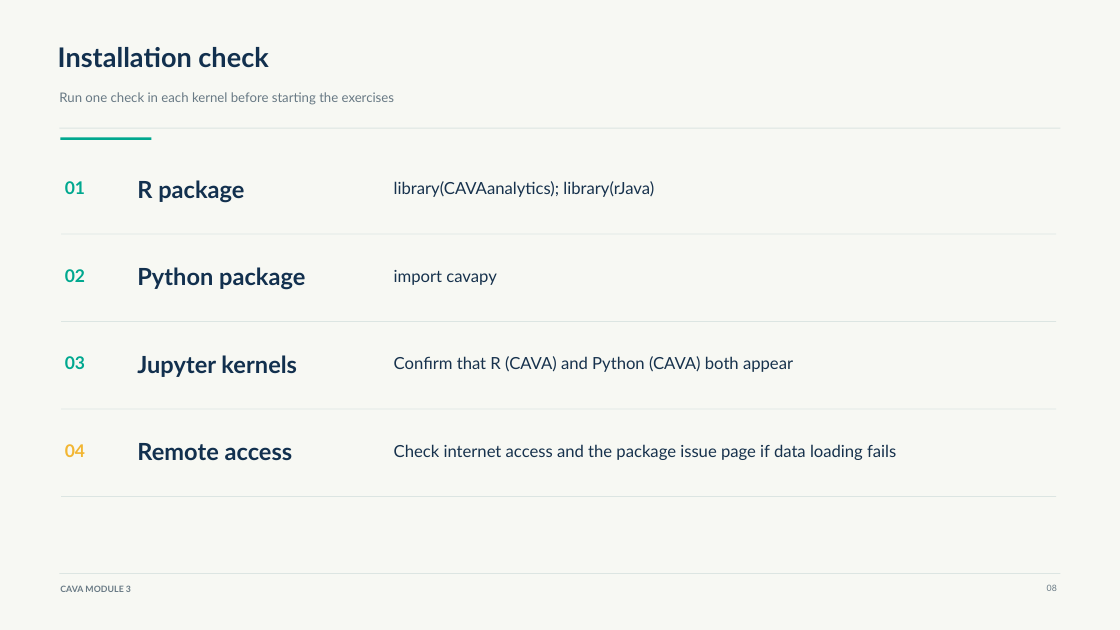
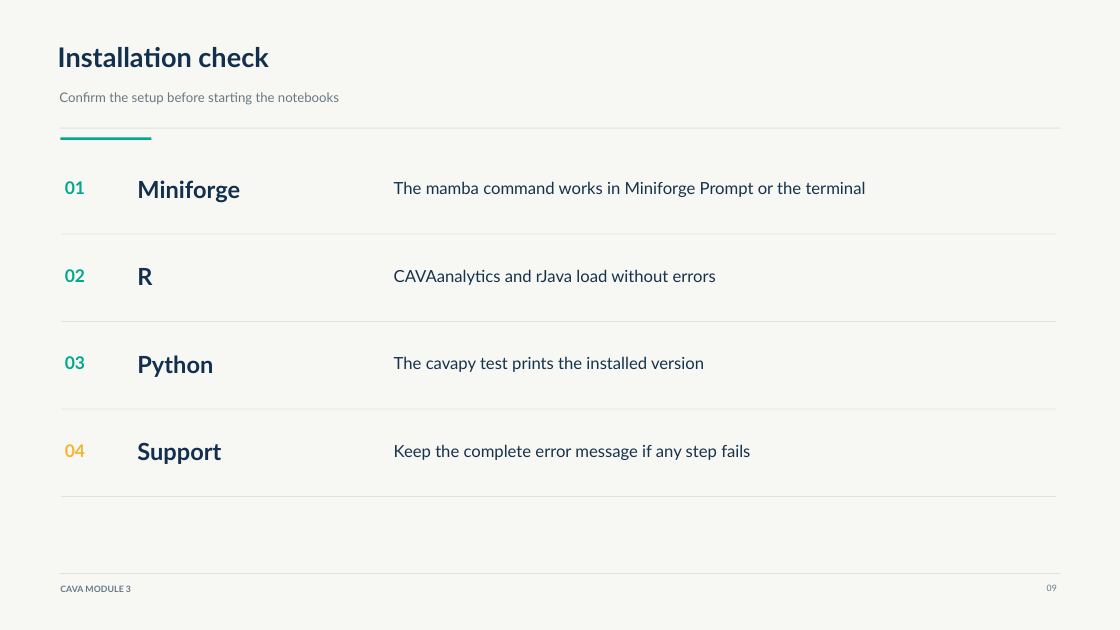
Before and after one commit to Risk-Team/trainings, a slide deck: slide 9 of CAVAtraining/HQ/day3/CAVA_Module_3.pptx (slide 8 before the commit). Drawn at 1120x630 pixels with LibreOffice and Linux fonts; fonts in the diff are those of the drawing. Boxes give left, top, right and bottom in pixels: in the first picture for what was removed or moved away, otherwise in the second. Text is boxed around its words. In the diff, an @@ line names an element or a change of style, - is before the commit and + after.

```diff
--- a/CAVAtraining/HQ/day3/CAVA_Module_3.pptx
+++ b/CAVAtraining/HQ/day3/CAVA_Module_3.pptx
@@ text at (59, 92, 339, 105): text changed @@
-Run one check in each kernel before starting the exercises
+Confirm the setup before starting the notebooks
@@ text at (137, 180, 240, 203): text changed @@
-R package
+Miniforge
@@ text at (394, 181, 866, 197): text changed @@
-library(CAVAanalytics); library(rJava)
+The mamba command works in Miniforge Prompt or the terminal
@@ text at (137, 268, 152, 285): text changed @@
-Python package
+R
@@ text at (394, 269, 716, 285): text changed @@
-import cavapy
+CAVAanalytics and rJava load without errors
@@ text at (137, 355, 213, 377): text changed @@
-Jupyter kernels
+Python
@@ text at (394, 356, 704, 372): text changed @@
-Confirm that R (CAVA) and Python (CAVA) both appear
+The cavapy test prints the installed version
@@ text at (137, 442, 221, 464): text changed @@
-Remote access
+Support
@@ text at (394, 444, 750, 460): text changed @@
-Check internet access and the package issue page if data loading fails
+Keep the complete error message if any step fails
```
Also in this commit, not shown: 6 other slides changed, 4 slides added, 2 slides removed, 4 other files.
